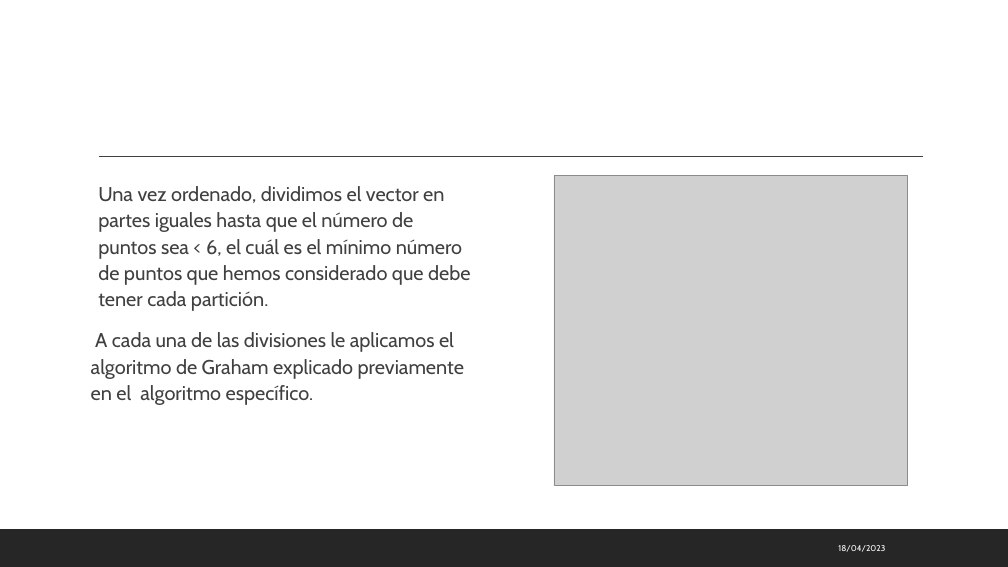
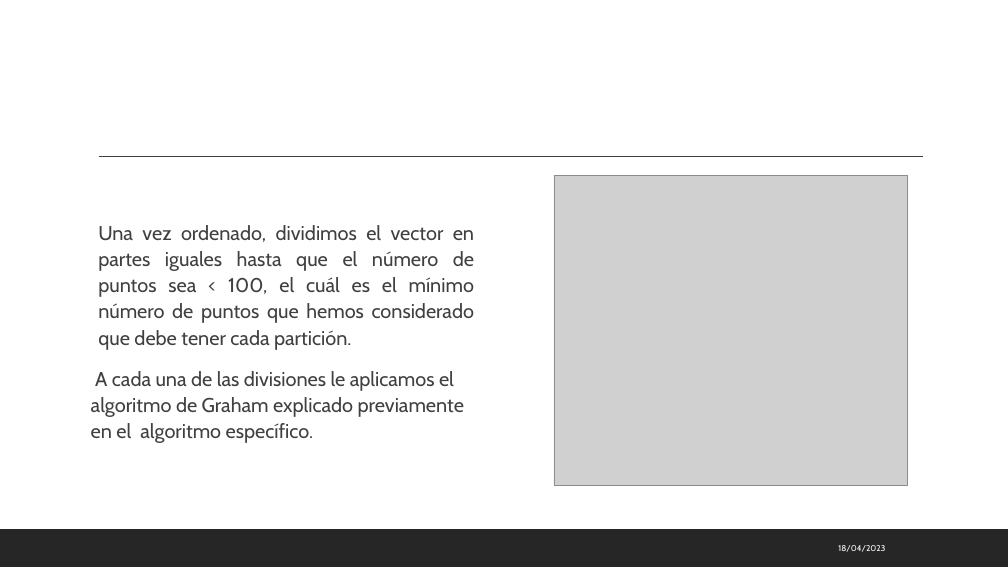
Before and after one commit to MarioLndz/Practica2DyV, a slide deck: slide 24 of PresentaciónPráctica2.pptx (slide 26 before the commit). Drawn at 1008x567 pixels with LibreOffice and Linux fonts; fonts in the diff are those of the drawing; grey boxes stand for pictures. Boxes give left, top, right and bottom in pixels: in the first picture for what was removed or moved away, otherwise in the second. Text is boxed around its words. In the diff, an @@ line names an element or a change of style, - is before the commit and + after.

```diff
--- a/PresentaciónPráctica2.pptx
+++ b/PresentaciónPráctica2.pptx
@@ text "Una vez ordenado, dividimos el ..." at [91,225,474,443]: vertical alignment top to middle @@
@@ text at [98,225,474,350]: text changed @@
-  Una vez ordenado, dividimos el vector en partes iguales hasta que el número de puntos sea < 6, el cuál es el mínimo número de puntos que hemos considerado que debe tener cada partición.
+  Una vez ordenado, dividimos el vector en partes iguales hasta que el número de puntos sea < 100, el cuál es el mínimo número de puntos que hemos considerado que debe tener cada partición.
```
Also in this commit, not shown: 8 other slides changed, 1 slide added, 4 slides removed.
